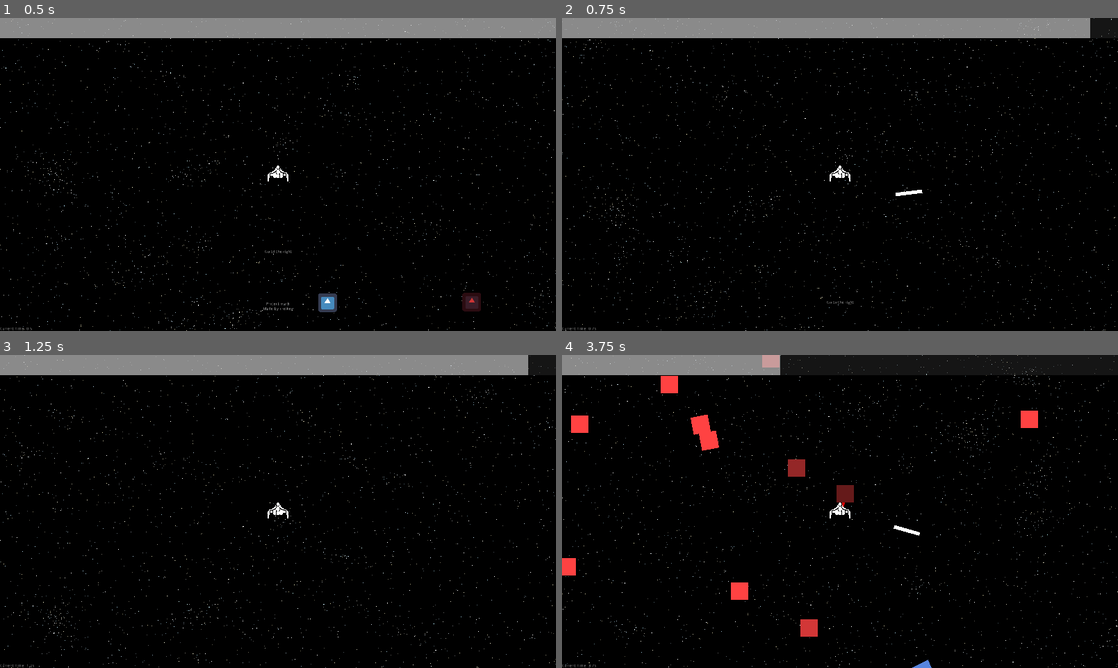
Above: before the commit, frames 1-4 (two rows, left to right).
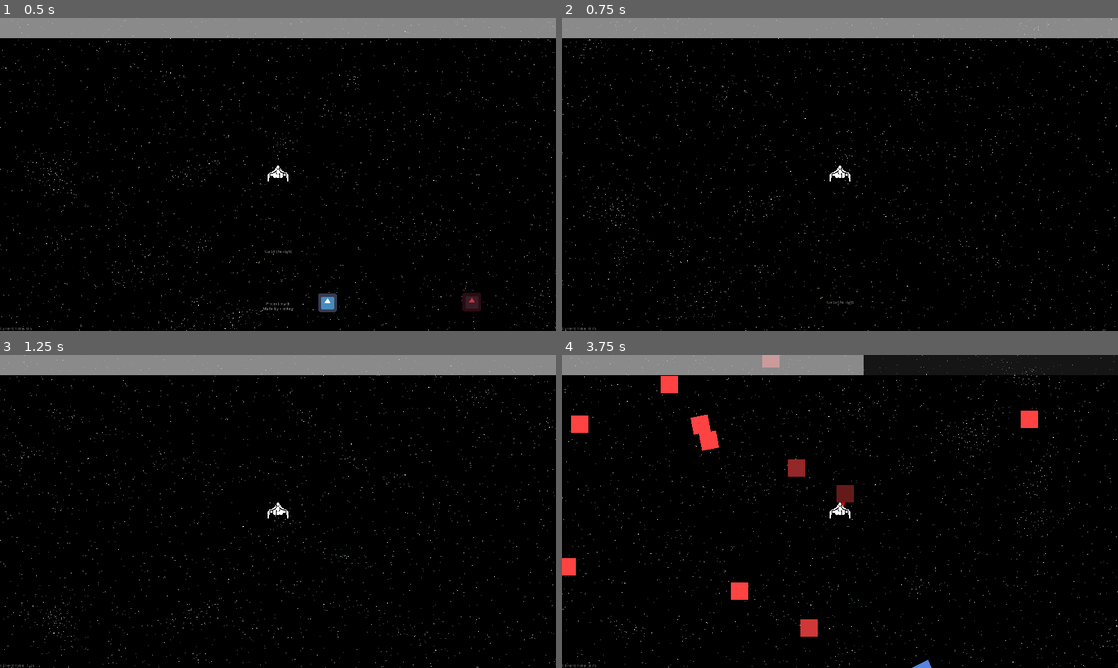
Above: after the commit, the same moments.

Repository: lajollagamesclub/project-mark
Game: Godot game, scene res://Main.tscn
The game is run twice, just before and just after one commit, with the same random seed, the same clock (stepped at 60 frames per second) and the same inputs. The engine's default icon, where the game draws it, is replaced by a stand-in: a white triangle on a blue panel in a dark square.
Inputs (mouse positions are in pixels of both pictures, inside the frame that each line leads up to):
- Up to frame 1 (0.5 s): no input
- Up to frame 2 (0.75 s): move the mouse to (962, 158) at 0.52 s; hold E (g_dash_right) from 0.53 s (still down); click (962, 158) at 0.6 s
- Up to frame 3 (1.25 s): keep holding E (g_dash_right)
- Up to frame 4 (3.75 s): move the mouse to (728, 527) at 1.27 s; release E (g_dash_right) at 1.28 s; hold Down (g_fire_down, bound only after the commit) 1.28-2.03 s; click (728, 527) at 1.35 s; move the mouse to (895, 442) at 2.02 s; hold E (g_dash_right) 2.03-2.78 s; click (895, 442) at 2.1 s; move the mouse to (812, 574) at 2.77 s; hold Up (g_fire_up, bound only after the commit) 2.78-3.53 s; click (812, 574) at 2.85 s; move the mouse to (1006, 558) at 3.52 s; hold Q (g_dash_left) from 3.53 s (still down); click (1006, 558) at 3.6 s

Frame 1 is identical in both runs. In frame 2, 0.4% of the frame differs, in the area x 60-100%, y 0-57%; in frame 3, 0.3%; in frame 4, 1.0%, in the area x 39-65%, y 0-58%.

Commit message:
Add keyboard based controls

Diff:
--- a/src/Main.tscn
+++ b/src/Main.tscn
@@ -2,10 +2,10 @@
 
 [ext_resource path="res://Main.gd" type="Script" id=1]
 [ext_resource path="res://StarsPerformanceSwitcher.gd" type="Script" id=2]
-[ext_resource path="res://Player.tscn" type="PackedScene" id=3]
+[ext_resource path="res://AsteroidSpawner.tscn" type="PackedScene" id=3]
 [ext_resource path="res://StarryBackground.shader" type="Shader" id=4]
 [ext_resource path="res://icon.png" type="Texture" id=5]
-[ext_resource path="res://AsteroidSpawner.tscn" type="PackedScene" id=6]
+[ext_resource path="res://Player.tscn" type="PackedScene" id=6]
 [ext_resource path="res://StarryBackground.tscn" type="PackedScene" id=7]
 [ext_resource path="res://Asteroid.tscn" type="PackedScene" id=8]
 [ext_resource path="res://Enemy.tscn" type="PackedScene" id=9]
--- a/src/PlayerTurning.gd
+++ b/src/PlayerTurning.gd
@@ -18,10 +18,17 @@
 	var horizontal: int = int(Input.is_action_pressed("g_right")) - int(Input.is_action_pressed("g_left"))
 # warning-ignore:unused_variable
 	var vertical: int = int(Input.is_action_pressed("g_up")) - int(Input.is_action_pressed("g_down"))
+	var horizontal_fire: int = int(Input.is_action_just_pressed("g_fire_right")) - int(Input.is_action_just_pressed("g_fire_left"))
+	var vertical_fire: int = int(Input.is_action_just_pressed("g_fire_down")) - int(Input.is_action_just_pressed("g_fire_up"))
 #	var dash: int = int(Input.is_action_just_pressed("g_dash_right")) - int(Input.is_action_just_pressed("g_dash_left"))
 
-	if Input.is_action_just_pressed("g_fire") and player_state.can_fire_bullet():
-		$BulletSpawner.spawn_bullet(global_position.angle_to_point(get_global_mouse_position()) + PI)
+	if player_state.can_fire_bullet() and (abs(horizontal_fire) > 0 or abs(vertical_fire) > 0):
+
+
+		var rotation_vector: Vector2 = Vector2(horizontal_fire, vertical_fire)
+		var rotation_input: float = rotation_vector.angle()
+
+		$BulletSpawner.spawn_bullet(rotation + rotation_input)
 		$FireStreamPlayer.play()
 		player_state.fire_bullet()
 
--- a/src/project.godot
+++ b/src/project.godot
@@ -91,6 +91,26 @@
 "events": [ Object(InputEventKey,"resource_local_to_scene":false,"resource_name":"","device":0,"alt":false,"shift":false,"control":false,"meta":false,"command":false,"pressed":false,"scancode":16777254,"unicode":0,"echo":false,"script":null)
  ]
 }
+g_fire_right={
+"deadzone": 0.5,
+"events": [ Object(InputEventKey,"resource_local_to_scene":false,"resource_name":"","device":0,"alt":false,"shift":false,"control":false,"meta":false,"command":false,"pressed":false,"scancode":16777233,"unicode":0,"echo":false,"script":null)
+ ]
+}
+g_fire_left={
+"deadzone": 0.5,
+"events": [ Object(InputEventKey,"resource_local_to_scene":false,"resource_name":"","device":0,"alt":false,"shift":false,"control":false,"meta":false,"command":false,"pressed":false,"scancode":16777231,"unicode":0,"echo":false,"script":null)
+ ]
+}
+g_fire_up={
+"deadzone": 0.5,
+"events": [ Object(InputEventKey,"resource_local_to_scene":false,"resource_name":"","device":0,"alt":false,"shift":false,"control":false,"meta":false,"command":false,"pressed":false,"scancode":16777232,"unicode":0,"echo":false,"script":null)
+ ]
+}
+g_fire_down={
+"deadzone": 0.5,
+"events": [ Object(InputEventKey,"resource_local_to_scene":false,"resource_name":"","device":0,"alt":false,"shift":false,"control":false,"meta":false,"command":false,"pressed":false,"scancode":16777234,"unicode":0,"echo":false,"script":null)
+ ]
+}
 
 [physics]
 
Not shown: 1 places in src/Main.tscn that only renumber resources
